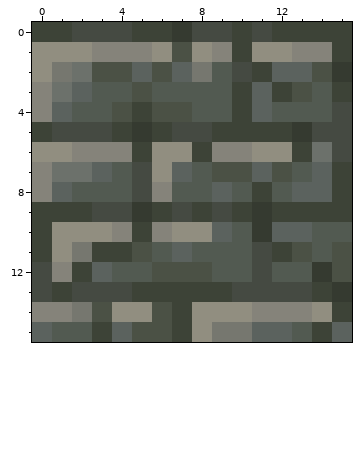
Pixel-art sprite -- Versandordner/Unsortiert/cracked_polished_tuff_tiles.png. The first picture shows the starting point.
The file is 16x16 pixels.
And afterwards:
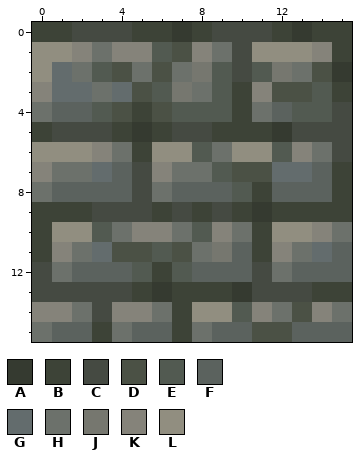
Palette (. is transparent): A #353a30  B #3d4337  C #454a42  D #4b5145  E #525a51  F #5b625e  G #636c6d  H #6c716b  J #76776f  K #85837a  L #918e80
The exact change:
@@ x 0..15 @@
- 0 BBCCCBBACCBCBBBB
- 1 LLLKKKLDLKBLLKKB
- 2 LJHDDFDFJECBFFDA
- 3 KHFEEDEEEEBFBDEB
- 4 KFEEDBDDEEBFEEEC
- 5 BCCCBABCCBBBBACC
- 6 LLKKKBLLBKKLLBHC
- 7 KHHFECLFEDDFDEFB
- 8 KFEEECKEEFEBEFFB
- 9 BBBCCABCBCBABBBB
-10 BLLLKBKLLFEAFFEE
-11 BLJBBDEFEEECBDED
-12 CKBFEEDDDEECEEAD
-13 CBCCCBBBBBCCCCBA
-14 KKJDLLDBLLLKKKLB
-15 FEEBFDDBLJJFFEBF
+ 0 BBCCCBBABCCCBABB
+ 1 LLKHKKEDKHCLLLKB
+ 2 LGHEDHDHJECEJHDA
+ 3 KGGHGDEJHEBKDDEB
+ 4 HFFEDBDEEEBHFEEC
+ 5 BCCCBABCCBBBACCC
+ 6 LLLKHBLLEHLLEKHC
+ 7 KHHGFCKHHEDDGGFB
+ 8 HFFFFCHFFFEBFFFB
+ 9 BBBCCCBCBCBABBBB
+10 BLLEHKKHEKHBLLKH
+11 BKHGDDEDHJFBKHGF
+12 CHFFFEBEFFFCHFFF
+13 CCCCCBABBBACCCBB
+14 KKHCKKHBLLEKHDKH
+15 HFFBHFFBHFFDDFFF
